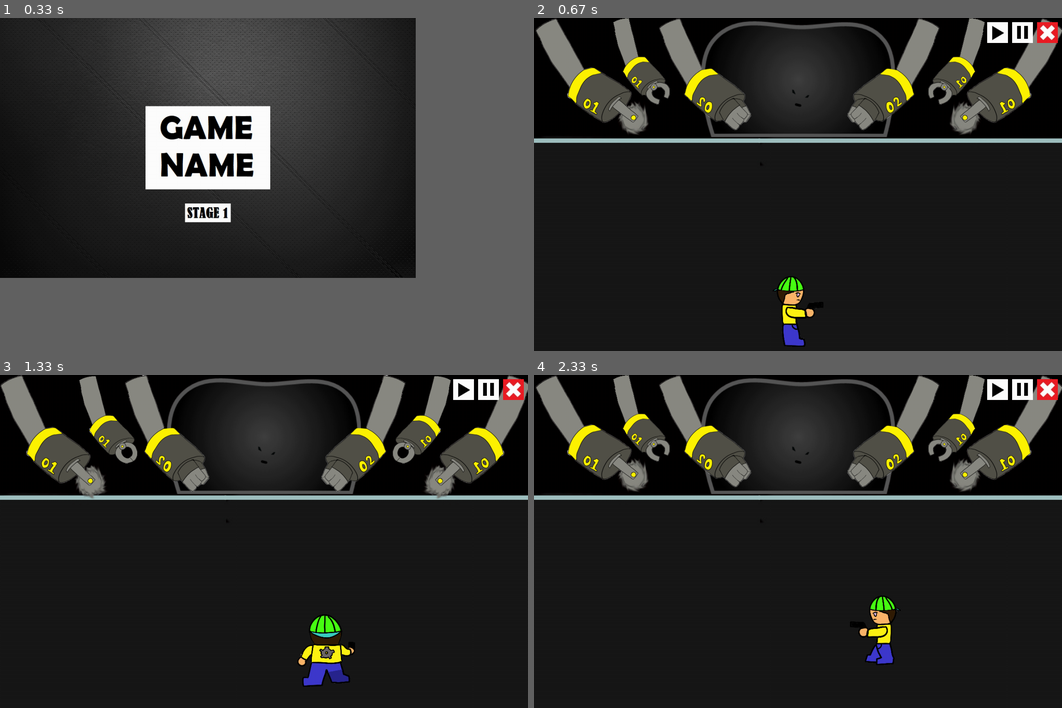
Above: before the commit, frames 1-4 (two rows, left to right).
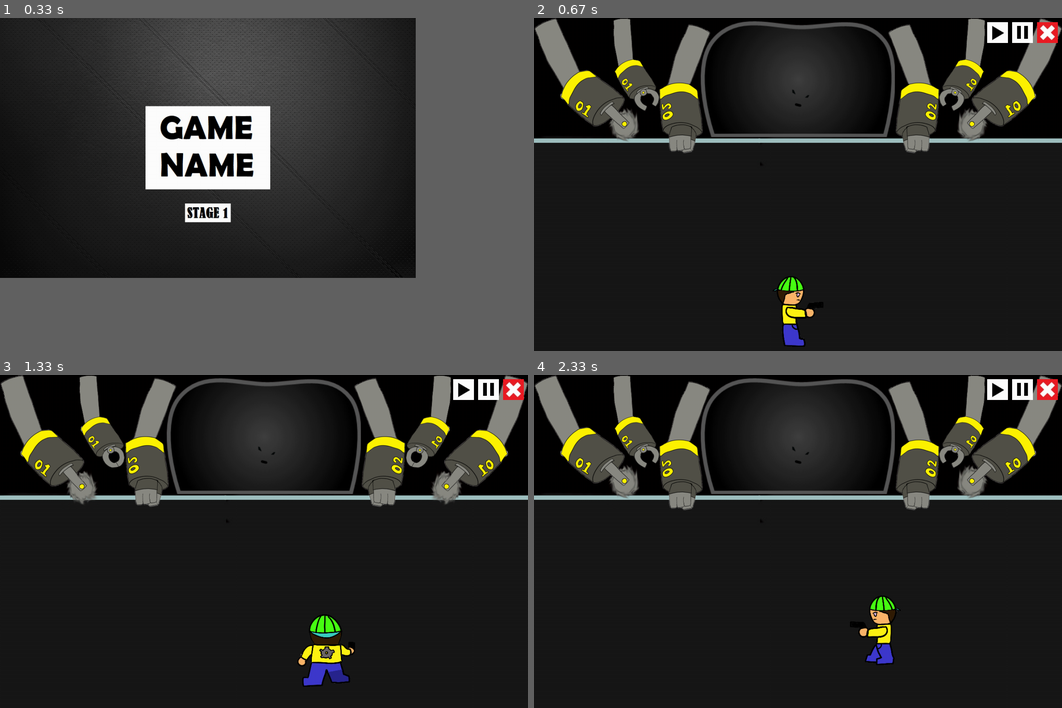
Above: after the commit, the same moments.

Repository: ss-hyun/Chilbo_pygame_pj
Game: pygame game, started from main.py
Same seed, same stepped clock (60 frames per second), same inputs: the game is played once before the commit and once after it.
Inputs (mouse positions are in pixels of both pictures, inside the frame that each line leads up to):
- Up to frame 1 (0.33 s): no input
- Up to frame 2 (0.67 s): click (739, 211) at 0.38 s
- Up to frame 3 (1.33 s): hold Right 0.67-1.13 s; hold Up from 1.17 s (still down)
- Up to frame 4 (2.33 s): release Up at 1.47 s; hold Right 1.5-1.97 s; hold Left from 2 s (still down)

Frame 1 is identical in both runs. In frame 2, 11% of the frame differs, in the area x 0-100%, y 0-41%; in frame 3, 11%; in frame 4, 11%.

Commit message:
arm move 2

Diff:
--- a/stage1.py
+++ b/stage1.py
@@ -151,7 +151,7 @@
     ch.curr_state = 1
 
 def arm4_start(ch, game):
-    ch.pos = [ 700, 0 ]
+    ch.pos = [ 810, 0 ]
     ch.curr_state = 1
 
 def arm5_start(ch, game):
@@ -159,7 +159,7 @@
     ch.curr_state = 1
 
 def arm6_start(ch, game):
-    ch.pos = [ 1000, 0 ]
+    ch.pos = [ 995, 0 ]
     ch.curr_state = 1
 
 def laser_field1_start(ch, game):
Binary file changed: image/fist.PNG
Binary file changed: image/fist_+1.png
Binary file changed: image/fist_+2.png
Binary file changed: image/forceps_1.PNG
Binary file changed: image/forceps_2.PNG
Binary file changed: image/r_fist.png
Binary file changed: image/r_fist_+1.png
Binary file changed: image/r_fist_+2.png
Binary file changed: image/r_forceps_1.PNG
Binary file changed: image/r_forceps_2.PNG
Binary file changed: image/r_saw2_+1.png
Binary file changed: image/r_saw2_+2.png
(and 3 more such lines)
